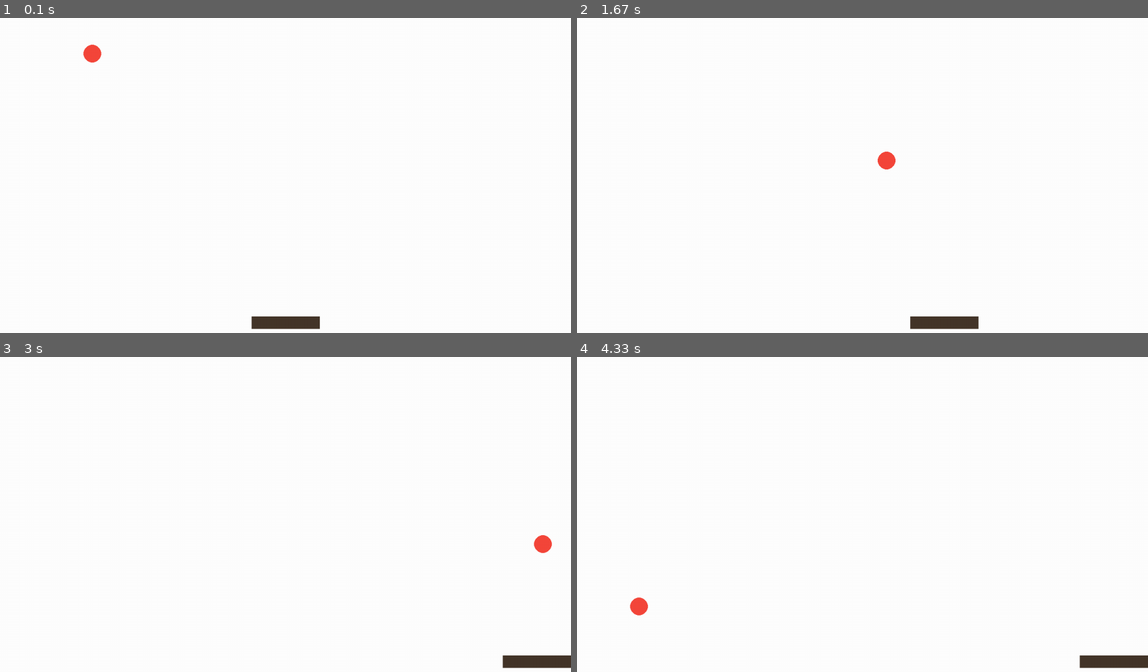
Above: before the commit, frames 1-4 (two rows, left to right).
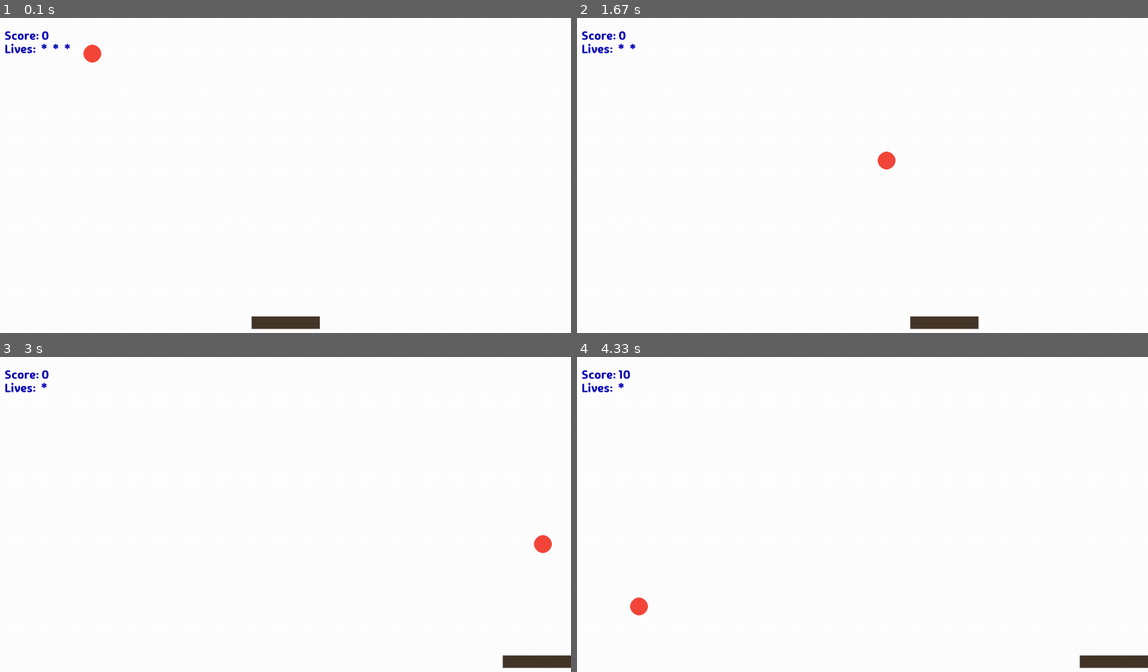
Above: after the commit, the same moments.

Repository: 100ballovby/tuesday_4pm_2324
Game: pygame game, started from 24_pygame2_2702/game.py
The game is run twice, just before and just after one commit, with the same random seed, the same clock (stepped at 60 frames per second) and the same inputs.
Inputs:
- Up to frame 1 (0.1 s): no input
- Up to frame 2 (1.67 s): hold Right 0.33-0.8 s; hold Left from 1.33 s (still down)
- Up to frame 3 (3 s): release Left at 1.87 s; hold Left 1.9-2.3 s; hold Right 2.33-2.97 s
- Up to frame 4 (4.33 s): no input

The runs differ from the first frame. In frame 1, 0.2% of the frame differs, in the area x 0-13%, y 4-12%; in frame 2, 0.2%; in frame 3, 0.2%; in frame 4, 0.2%.

Commit message:
Finishing part 2

Diff:
--- a/24_pygame2_2702/game.py
+++ b/24_pygame2_2702/game.py
@@ -6,6 +6,7 @@
 import game_functions as gf
 
 pg.init()  # это находится наверху и инициализирует библиотеку
+# pg.font.init() <- пишется для инициализации работы с текстом при наличии pg.init() не нужна
 
 # ЦВЕТА
 WHITE = (255, 255, 255)
@@ -16,6 +17,15 @@
 S_WIDTH = 1280
 S_HEIGHT = 720
 screen = pg.display.set_mode((S_WIDTH, S_HEIGHT))
+
+# настройки шрифта
+f1 = pg.font.Font(None, 36)  # объявление шрифта и его размера
+text = f1.render('Hello!', True, (180, 0, 0))
+
+f2 = pg.font.SysFont('comicsans', 24)  # объявление шрифта и его размера
+text2 = f2.render("Hi hi!", True, (0, 0, 255))
+
+score_font = pg.font.Font('MadimiOne-Regular.ttf', 28)
 
 FPS = 60
 clock = pg.time.Clock()
@@ -32,6 +42,7 @@
 player.centerx = S_WIDTH // 2  # centerx устанавливает положение ЦЕНТРА объекта по горизонтали
 apple = pg.Rect(random.randint(50, S_WIDTH - 50), 40, 40, 40)
 
+# print(pg.font.get_fonts()) <- список установленных шрифтов
 pg.display.update()  # если на экране игры нужно что-то показать до начала игры
 while True:  # главный цикл игры
     for event in pg.event.get():  # отслеживает события в игре
@@ -42,6 +53,16 @@
     screen.fill(WHITE)
     pg.draw.rect(screen, BROWN, player)
     pg.draw.circle(screen, RED, (apple.x, apple.y), 20)
+
+    score_text = score_font.render('Score: ' + str(score), True, (0, 0, 180))
+    screen.blit(score_text, (10, 20))
+    lives = 3 - missed_apples
+    msg = ''
+    for i in range(lives):
+        msg += ' * '
+    missed_text = score_font.render('Lives: ' + msg, True, (0, 0, 180))
+    screen.blit(missed_text, (10, 50))
+
 
     pg.display.update()  # должен оставаться последним из отображений
 
@@ -62,8 +83,5 @@
     elif apple_catch == 'catch':
         score += 10
 
-    print('Score:', score)
-    print('Missed apples:', missed_apples)
-
     if missed_apples >= 3:
         sys.exit()
--- a/24_pygame2_2702/game_functions.py
+++ b/24_pygame2_2702/game_functions.py
@@ -40,3 +40,18 @@
 		obj.right = screen_rect.right  # правая часть игрока фиксируется около правой части экрана
 	elif obj.left <= screen_rect.left:
 		obj.left = screen_rect.left
+
+
+def draw_button(screen, text, x, y, w, h, color):
+	import pygame as pg
+	mouse_pos = pg.mouse.get_pos()  # фиксируем позицию курсора мыши
+	click = pg.mouse.get_pressed()  # определяем, нажали ли на кнопку мыши (любую)
+	button_rect = pg.Rect(x, y, w, h)
+	if button_rect.collidepoint(mouse_pos):  # если курсор мыши находится над кнопкой
+		if click[0]:
+			return 'Start'
+		color = (color[0] - 50, color[1] - 50, color[2] - 50)
+	pg.draw.rect(screen, color, button_rect)
+	text_surf = text.render('start', True, (0, 0, 0))
+	text_rect = text_surf.get_rect(center=button_rect.center)
+	screen.blit(text_surf, text_rect)
Binary file added: 24_pygame2_2702/MadimiOne-Regular.ttf
